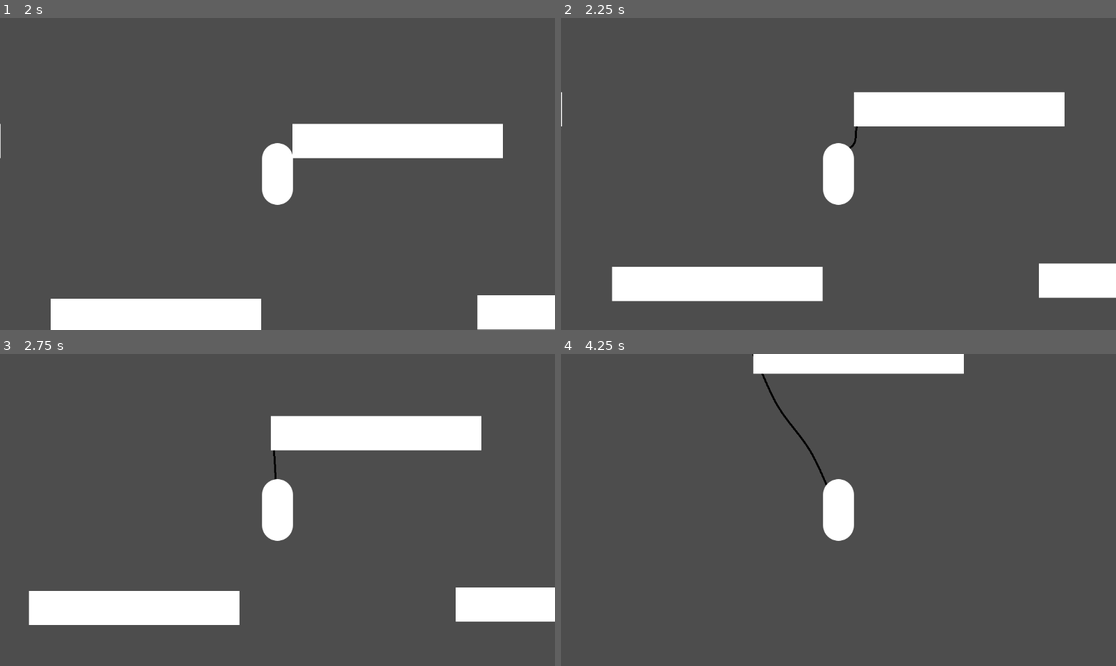
Above: before the commit, frames 1-4 (two rows, left to right).
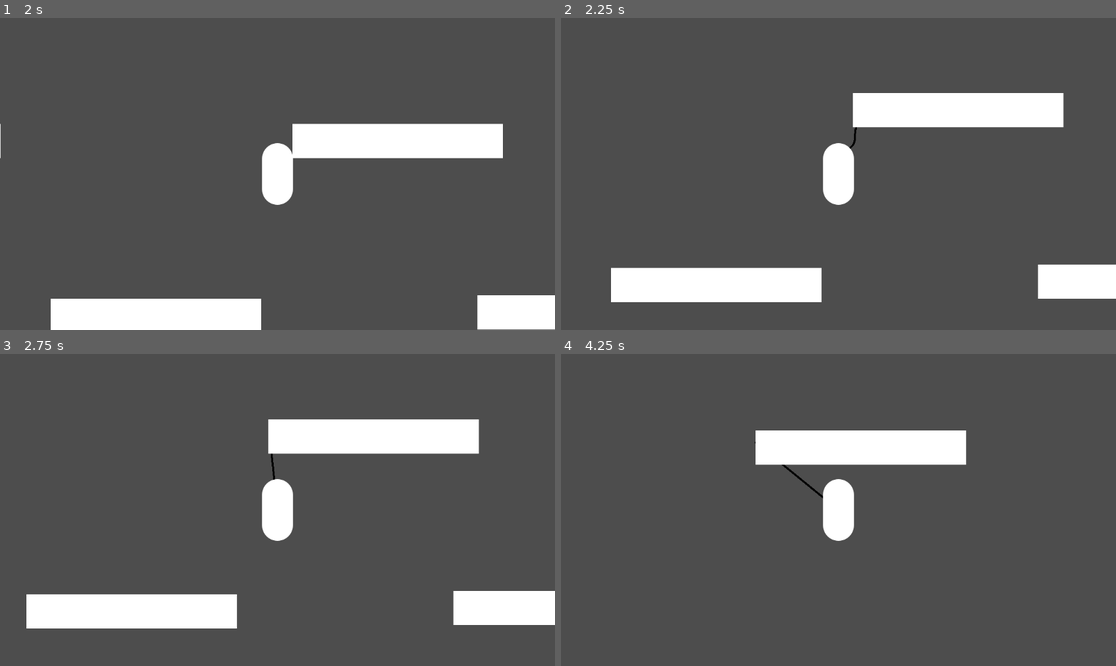
Above: after the commit, the same moments.

Repository: cookiemonsternz/SLIFT-Public
Game: Godot game, scene res://scenes/test.tscn
Two runs of this game, one before a commit and one after it. Both use one fixed random seed, a clock stepped at 60 frames per second and the inputs below.
Inputs (mouse positions are in pixels of both pictures, inside the frame that each line leads up to):
- Up to frame 1 (2 s): move the mouse to (399, 158) at 0.52 s; press the mouse at (399, 158) at 0.53 s; hold D (move_right) from 0.53 s (still down); tap Space (player_jump) at 0.77, 1.52 s; right-click (399, 158) at 0.8 s; move the mouse to (166, 189) at 1.27 s; release the mouse at (166, 189) at 1.28 s; right-click (166, 189) at 1.35 s; click (166, 189) at 1.55 s
- Up to frame 2 (2.25 s): move the mouse to (894, 105) at 2.02 s; release D (move_right) at 2.03 s; press the mouse at (894, 105) at 2.03 s; hold A (move_left) from 2.03 s (still down)
- Up to frame 3 (2.75 s): keep holding A (move_left); right-click (333, 441) at 2.3 s
- Up to frame 4 (4.25 s): move the mouse to (810, 572) at 2.77 s; release A (move_left) at 2.78 s; release the mouse at (810, 572) at 2.78 s; hold D (move_right) from 2.78 s (still down); right-click (810, 572) at 2.85 s; tap Space (player_jump) at 3.02, 3.77 s; click (810, 572) at 3.05 s; move the mouse to (1005, 556) at 3.52 s; press the mouse at (1005, 556) at 3.53 s; right-click (1005, 556) at 3.8 s

Frame 1 is identical in both runs. In frame 2, 1.0% of the frame differs, in the area x 0-100%, y 23-92%; in frame 3, 2.5%; in frame 4, 6.9%, in the area x 34-74%, y 0-47%.

Commit message:
Implement 2 swing arms
made it so there is a left and right swing arm, with lmb and rmb. Also tidied up unused code

Diff:
--- a/project.godot
+++ b/project.godot
@@ -46,6 +46,11 @@
 "events": [Object(InputEventMouseButton,"resource_local_to_scene":false,"resource_name":"","device":-1,"window_id":0,"a …(258 unchanged characters)…
 ]
 }
+grapple_right={
+"deadzone": 0.5,
+"events": [Object(InputEventMouseButton,"resource_local_to_scene":false,"resource_name":"","device":-1,"window_id":0,"alt_pressed":false,"shift_pressed":false,"ctrl_pressed":false,"meta_pressed":false,"button_mask":2,"position":Vector2(138, 9),"global_position":Vector2(147, 55),"factor":1.0,"button_index":2,"canceled":false,"pressed":true,"double_click":false,"script":null)
+]
+}
 
 [layer_names]
 
--- a/scenes/light.gd
+++ b/scenes/light.gd
@@ -1,26 +1,13 @@
 extends Area2D
 
-@export var exposure_data: Timer
-
-# Called when the node enters the scene tree for the first time.
-func _ready() -> void:
-	pass # Replace with function body.
-
-
-# Called every frame. 'delta' is the elapsed time since the previous frame.
-func _process(delta: float) -> void:
-	pass
-
-
+@export var exposure_delay_timer: Timer
 
 func _on_body_entered(body: Node2D) -> void:
 	if body.is_in_group("Player"):
-		exposure_data.start()
-
+		exposure_delay_timer.start()
 
 func _on_body_exited(body: Node2D) -> void:
-	exposure_data.stop()
-
+	exposure_delay_timer.stop()
 
 func _on_exposure_timeout() -> void:
 	get_tree().get_first_node_in_group("Player").light_exposure += 1
--- a/scenes/light.tscn
+++ b/scenes/light.tscn
@@ -5,11 +5,11 @@
 [sub_resource type="RectangleShape2D" id="RectangleShape2D_f3dhg"]
 size = Vector2(61, 51)
 
-[node name="Light" type="Area2D" node_paths=PackedStringArray("exposure_data")]
+[node name="Light" type="Area2D" node_paths=PackedStringArray("exposure_delay_timer")]
 collision_layer = 4
 collision_mask = 12
 script = ExtResource("1_7qyk1")
-exposure_data = NodePath("ExposureDelay")
+exposure_delay_timer = NodePath("ExposureDelay")
 
 [node name="CollisionShape2D" type="CollisionShape2D" parent="."]
 shape = SubResource("RectangleShape2D_f3dhg")
--- a/scenes/player.tscn
+++ b/scenes/player.tscn
@@ -49,12 +49,13 @@
 radius = 32.0
 height = 128.0
 
-[node name="Player" type="CharacterBody2D" node_paths=PackedStringArray("grapple_origin", "rope", "raycast", "player_physics_follow", "jump_buffer_timer", "coyote_time_timer") groups=["Player"]]
+[node name="Player" type="CharacterBody2D" node_paths=PackedStringArray("grapple_origin", "rope1", "rope2", "raycast", "player_physics_follow", "jump_buffer_timer", "coyote_time_timer") groups=["Player"]]
 collision_layer = 8
 collision_mask = 13
 script = ExtResource("1_l73r6")
 grapple_origin = NodePath("Grapple Components/GrappleOrigin")
-rope = NodePath("Grapple Components/Rope")
+rope1 = NodePath("Grapple Components/Rope1")
+rope2 = NodePath("Grapple Components/Rope2")
 raycast = NodePath("Grapple Components/RayCast2D")
 player_physics_follow = NodePath("Grapple Components/PlayerPhysicsFollow")
 launch_type = 1
@@ -84,7 +85,7 @@
 
 [node name="GrappleOrigin" type="Marker2D" parent="Grapple Components"]
 
-[node name="Rope" parent="Grapple Components" node_paths=PackedStringArray("grapple_origin", "player") instance=ExtResource("4_yprrp")]
+[node name="Rope1" parent="Grapple Components" node_paths=PackedStringArray("grapple_origin", "player") instance=ExtResource("4_yprrp")]
 z_index = -1
 width = 4.0
 default_color = Color(0, 0, 0, 1)
@@ -94,6 +95,22 @@
 antialiased = true
 grapple_origin = NodePath("../GrappleOrigin")
 player = NodePath("../..")
+animation_curve = SubResource("Curve_5ylw7")
+animation_scale = 8.461
+rope_progression_curve = SubResource("Curve_gldd0")
+rope_progression_speed = 9.0
+
+[node name="Rope2" parent="Grapple Components" node_paths=PackedStringArray("grapple_origin", "player") instance=ExtResource("4_yprrp")]
+z_index = -1
+width = 4.0
+default_color = Color(0, 0, 0, 1)
+joint_mode = 2
+begin_cap_mode = 2
+end_cap_mode = 2
+antialiased = true
+grapple_origin = NodePath("../GrappleOrigin")
+player = NodePath("../..")
+side = 1
 animation_curve = SubResource("Curve_5ylw7")
 animation_scale = 8.461
 rope_progression_curve = SubResource("Curve_gldd0")
--- a/scripts/player.gd
+++ b/scripts/player.gd
@@ -5,7 +5,8 @@
 
 @export_subgroup("References")
 @export var grapple_origin: Node2D
-@export var rope: Line2D
+@export var rope1: Line2D
+@export var rope2: Line2D
 @export var raycast: RayCast2D
 @export var player_physics_follow: RigidBody2D
 
@@ -25,15 +26,19 @@
 	Physics_Launch
 }
 
-var grapple_distance_vector: Vector2
-var grapple_target_position: Vector2
+enum Grapples {
+	Left,
+	Right
+}
+
+var grapple_distance_vectors: Array[Vector2] = [Vector2.ZERO, Vector2.ZERO]
+var grapple_target_positions: Array[Vector2] = [Vector2.ZERO, Vector2.ZERO]
 
 # The target body which the grapple connects to
-var grapple_target: PhysicsBody2D
+var grapple_targets: Array[PhysicsBody2D] = [null, null]
 # Normally null, init a new one when we need it
 # Need to refactor this if we want multiple grapples (l/r)
-var spring_joint: DampedSpringJoint2D
-
+var spring_joints: Array[DampedSpringJoint2D] = [null, null]
 
 #### Player Movement ####
 @export_group("Player Movement")
@@ -120,7 +125,9 @@
 			player_physics_follow.set_pos(global_position)
 			player_physics_follow.set_vel(velocity)
 		MoveStates.AIR:
-			pass
+			if not Input.is_action_pressed("grapple_left") and not Input.is_action_pressed("grapple_right"):
+				current_move_mode = MoveStates.GROUND
+				velocity = player_physics_follow.linear_velocity
 			#if spring_joint != null and spring_joint.length >= 30:
 				#print(spring_joint.length)
 				#spring_joint.length -= 5
@@ -128,40 +135,59 @@
 
 func handle_grapple_input():
 	if Input.is_action_just_pressed("grapple_left"):
-		set_grapple_target()
-
+		set_grapple_target(Grapples.Left)
 	elif Input.is_action_just_released("grapple_left"):
-		rope.disable()
-		if spring_joint != null:
-			spring_joint.queue_free()
-			current_move_mode = MoveStates.GROUND
-			velocity = player_physics_follow.linear_velocity
+		rope1.disable()
+		if spring_joints[0] != null:
+			spring_joints[0].queue_free()
+
+	if Input.is_action_just_pressed("grapple_right"):
+		set_grapple_target(Grapples.Right)
+	elif Input.is_action_just_released("grapple_right"):
+		rope2.disable()
+		if spring_joints[1] != null:
+			spring_joints[1].queue_free()
 
 
 # Gets the body to connect to, and sets the grapple_target_position
-func set_grapple_target() -> void:
+func set_grapple_target(side: int) -> void:
 	var distance_vector = get_global_mouse_position() - global_position
 	raycast.target_position = to_local(distance_vector * 100)
 	raycast.force_raycast_update()
 	if raycast.is_colliding():
 		if raycast.get_collision_point().distance_to(global_position) <= max_distance or not has_max_distance:
-			grapple_target_position = raycast.get_collision_point()
-			grapple_distance_vector = grapple_target_position - global_position
-			grapple_target = raycast.get_collider()
-			rope.enable()
+			match side:
+				Grapples.Left:
+					grapple_target_positions[0] = raycast.get_collision_point()
+					grapple_distance_vectors[0] = grapple_target_positions[0] - global_position
+					grapple_targets[0] = raycast.get_collider()
+					rope1.enable()
+				Grapples.Right:
+					grapple_target_positions[1] = raycast.get_collision_point()
+					grapple_distance_vectors[1] = grapple_target_positions[1] - global_position
+					grapple_targets[1] = raycast.get_collider()
+					rope2.enable()
 
 # Creates a spring joint between the player and the grapple target
-func grapple() -> void:
+func grapple(side: int) -> void:
 	match (launch_type):
 		LaunchType.Physics_Launch:
-			spring_joint = create_spring_joint(global_position, grapple_target_position, player_physics_follow, grapple_target, grapple_distance_vector.length() - rest_distance)
+			match side:
+				Grapples.Left:
+					spring_joints[0] = create_spring_joint(global_position, grapple_target_positions[0], player_physics_follow, grapple_targets[0], grapple_distance_vectors[0].length(), grapple_distance_vectors[0].length() - rest_distance)
+					if spring_joints[1] != null:
+						spring_joints[1].rest_length = grapple_distance_vectors[0].length() - rest_distance
+				Grapples.Right:
+					spring_joints[1] = create_spring_joint(global_position, grapple_target_positions[1], player_physics_follow, grapple_targets[1], grapple_distance_vectors[1].length(), grapple_distance_vectors[1].length() - rest_distance)
+					if spring_joints[0] != null:
+						spring_joints[0].rest_length = grapple_distance_vectors[1].length() - rest_distance
 			current_move_mode = MoveStates.AIR
 
-func create_spring_joint(point_a: Vector2, point_b: Vector2, body_a: PhysicsBody2D, body_b: PhysicsBody2D, rest_length: float) -> DampedSpringJoint2D:
+func create_spring_joint(point_a: Vector2, point_b: Vector2, body_a: PhysicsBody2D, body_b: PhysicsBody2D, length: float, rest_length: float) -> DampedSpringJoint2D:
 	print("Making spring joint")
 	var spring = DampedSpringJoint2D.new()
 
-	spring.length = grapple_distance_vector.length()
+	spring.length = length
 	spring.rest_length = max(rest_length, 30)
 
 	spring.stiffness = launch_speed
--- a/scripts/player_physics_follow.gd
+++ b/scripts/player_physics_follow.gd
@@ -5,15 +5,6 @@
 var set_vel_state = false
 var move_vector = Vector2.ZERO
 var vel_vector = Vector2.ZERO
-
-# Called when the node enters the scene tree for the first time.
-func _ready() -> void:
-	pass # Replace with function body.
-
-
-# Called every frame. 'delta' is the elapsed time since the previous frame.
-func _process(delta: float) -> void:
-	pass
 
 func _integrate_forces(state: PhysicsDirectBodyState2D) -> void:
 	if set_pos_state:
--- a/scripts/rope.gd
+++ b/scripts/rope.gd
@@ -5,6 +5,7 @@
 @export var player: CharacterBody2D
 
 @export_group("General Settings")
+@export var side: Grapples
 @export var precision: int = 40
 @export_range(0, 20) var straighten_line_speed: float = 5
 
@@ -17,6 +18,11 @@
 @export_group("Rope Progression")
 @export var rope_progression_curve: Curve
 @export_range(1, 50) var rope_progression_speed: float = 1
+
+enum Grapples {
+	Left,
+	Right
+}
 
 var move_time: float = 0
 
@@ -53,9 +59,9 @@
 func draw_rope(delta: float) -> void:
 	if not straight_line:
 		if len(self.points) != 0:
-			if to_global(points[len(points) - 1]).distance_to(player.grapple_target_position) < 8:
+			if to_global(points[len(points) - 1]).distance_to(player.grapple_target_positions[side]) < 20:
 				straight_line = true
-				player.grapple()
+				player.grapple(side)
 			else:
 				draw_rope_waves()
 	else:
@@ -65,20 +71,20 @@
 		else:
 			wave_size = 0
 			if len(self.points) != 2:
-				self.points = [grapple_origin.global_position, player.grapple_target_position]
+				self.points = [grapple_origin.global_position, player.grapple_target_positions[side]]
 			draw_rope_no_waves()
 
 func draw_rope_waves() -> void:
 	for i in range (0, precision):
 		var delta = float(i) / (precision - 1.0)
-		var offset = perpendicular_vector(player.grapple_distance_vector).normalized() * animation_curve.sample_baked(delta) * wave_size
-		var target_position = grapple_origin.global_position.lerp(player.grapple_target_position, delta) + offset * animation_scale
+		var offset = perpendicular_vector(player.grapple_distance_vectors[side]).normalized() * animation_curve.sample_baked(delta) * wave_size
+		var target_position = grapple_origin.global_position.lerp(player.grapple_target_positions[side], delta) + offset * animation_scale
 		var current_position = grapple_origin.global_position.lerp(target_position, rope_progression_curve.sample_baked(move_time * rope_progression_speed))
 		set_point_position(i, to_local(current_position))
 
 func draw_rope_no_waves():
 	set_point_position(0, to_local(grapple_origin.global_position))
-	set_point_position(1, to_local(player.grapple_target_position))
+	set_point_position(1, to_local(player.grapple_target_positions[side]))
 
 
 func perpendicular_vector(v: Vector2) -> Vector2:
